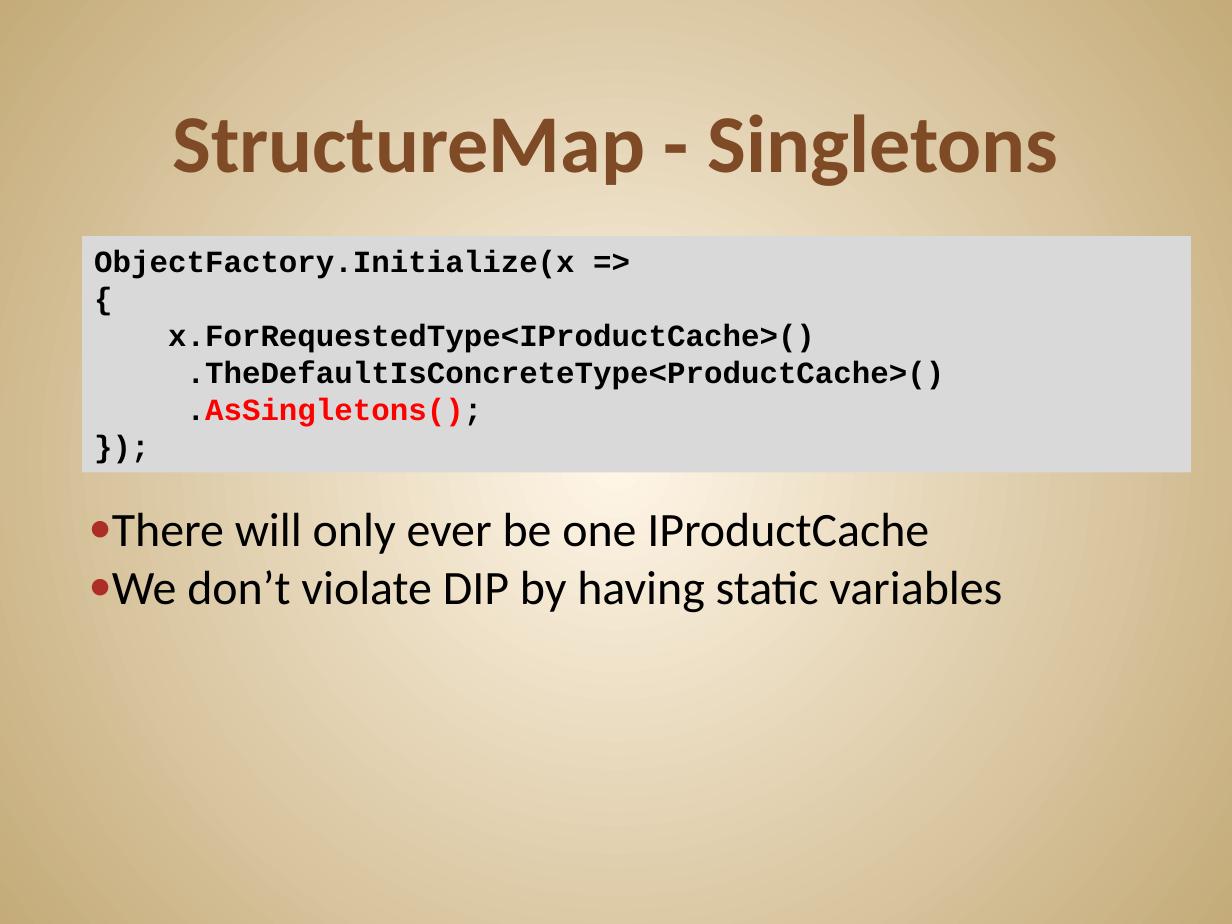
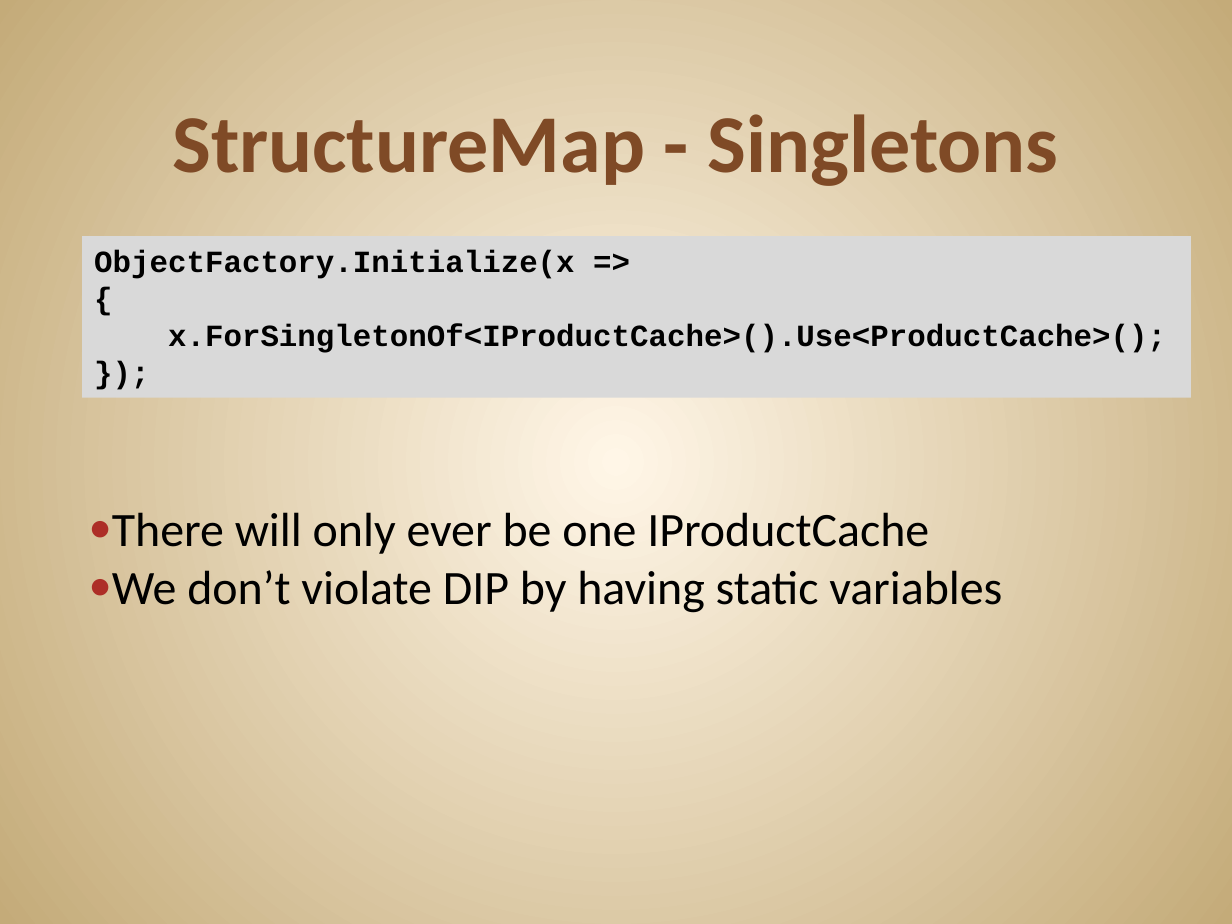
Before and after one commit to JonKruger/solid-principles, a slide deck: slide 71 of SOLID Software Design Principles - without small methods.pptx. Drawn at 1232x924 pixels with LibreOffice and Linux fonts; fonts in the diff are those of the drawing. Boxes give left, top, right and bottom in pixels: in the first picture for what was removed or moved away, otherwise in the second. Text is boxed around its words. In the diff, an @@ line names an element or a change of style, - is before the commit and + after.

```diff
--- a/SOLID Software Design Principles - without small methods.pptx
+++ b/SOLID Software Design Principles - without small methods.pptx
@@ rectangle "ObjectFactory.Initialize(x =>": place and size @@
-rectangle "ObjectFactory.Initialize(x =>" at [83, 237, 1191, 473]
+rectangle "ObjectFactory.Initialize(x =>" at [83, 237, 1191, 398]
@@ text in rectangle at [168, 324, 1166, 353]: text changed @@
-x.ForRequestedType<IProductCache>()
-.TheDefaultIsConcreteType<ProductCache>()
-.AsSingletons();
+x.ForSingletonOf<IProductCache>().Use<ProductCache>();
```
Also in this commit, not shown: 4 other slides changed.
